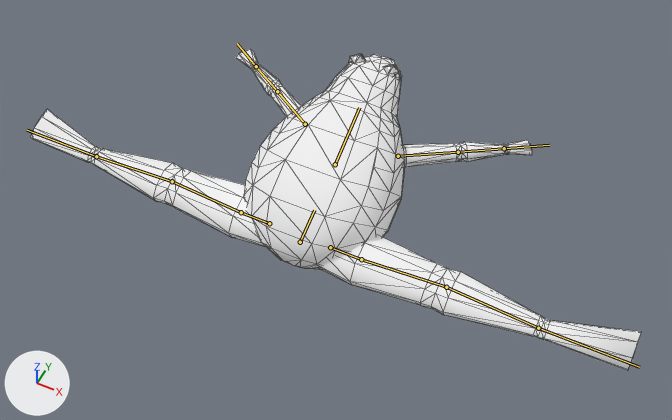
Renders of the glTF model Core/Art/Frog.glb from each side of a commit.
Rendered twice from a 50 mm camera at (8.94, -16.94, 20.5) aimed at (0.44, 0.05, -0.74). Arrows for +X, +Y and +Z are at lower left; the lights stay in place. The bones that bend it are drawn over the model as lines. Mesh edges are drawn as thin lines.
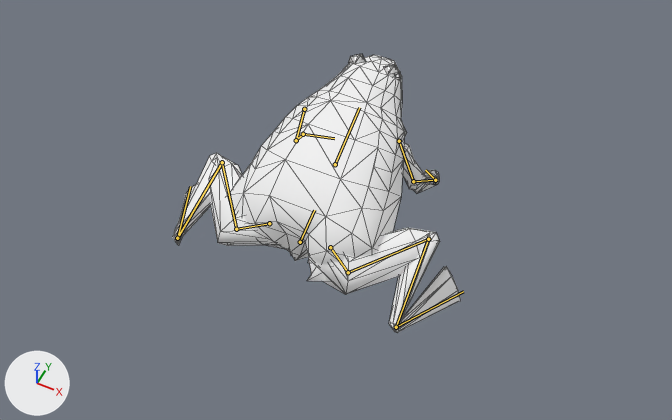
The newer file adds an action. The first version stands in its rest pose; the second is drawn at frame 56 of the action 'Idle_1'.

What differs and where, as boxes (x1, y1, x2, y2) in the pictures (672 x 420 px):
'Sphere', posed (53% narrower, 14% shorter)
    before: (31, 49, 642, 371)
    after: (173, 55, 461, 333)
bone 'Arm1.R', root to tip
    before: (398, 156) to (458, 152)
    after: (399, 141) to (413, 181)
bone 'Arm2.R', root to tip
    before: (458, 152) to (504, 148)
    after: (413, 181) to (435, 180)
bone 'Hand.R', root to tip
    before: (504, 148) to (549, 145)
    after: (435, 180) to (425, 170)
bone 'Arm1.L', root to tip
    before: (305, 124) to (277, 91)
    after: (304, 109) to (296, 140)
bone 'Arm2.L', root to tip
    before: (277, 91) to (256, 66)
    after: (296, 140) to (303, 134)
bone 'Hand.L', root to tip
    before: (256, 66) to (237, 43)
    after: (303, 134) to (334, 138)
bone 'Hip.R', root to tip
    before: (330, 247) to (361, 259)
    after: (330, 247) to (348, 272)
bone 'Leg1.R', root to tip
    before: (361, 259) to (446, 287)
    after: (348, 272) to (428, 239)
bone 'Leg2.R', root to tip
    before: (446, 287) to (538, 328)
    after: (428, 239) to (396, 327)
bone 'Foot.R', root to tip
    before: (538, 328) to (639, 367)
    after: (396, 327) to (463, 291)
bone 'Hip.L', root to tip
    before: (269, 223) to (241, 212)
    after: (269, 223) to (236, 229)
bone 'Leg1.L', root to tip
    before: (241, 212) to (172, 181)
    after: (236, 229) to (222, 162)
bone 'Leg2.L', root to tip
    before: (172, 181) to (96, 156)
    after: (222, 162) to (177, 238)
bone 'Foot.L', root to tip
    before: (96, 156) to (27, 130)
    after: (177, 238) to (190, 186)

Edits to the bpy script that builds the scene:
```text
Change bone_arm1_r:
    where bone_arm1_r = bpy.data.objects['Armature'].pose.bones['Arm1.R']  # child of 'Neck'
    bone_arm1_r.location: (0.0, 0.0, 0.0) -> (0.01, -0.02, 0.65)
    bone_arm1_r.rotation_quaternion: (1.0, 0.0, 0.0, 0.0) -> (0.707, -0.501, 0.404, -0.294)  # degrees (0, 0, 0) -> degrees (-80, 16, -59)
Change bone_arm2_r:
    where bone_arm2_r = bpy.data.objects['Armature'].pose.bones['Arm2.R']  # child of 'Arm1.R'
    bone_arm2_r.rotation_quaternion: (1.0, 0.0, 0.0, 0.0) -> (0.912, -0.2, 0.085, 0.348)  # degrees (0, 0, 0) -> degrees (-19, 17, 39)
Change bone_hand_r:
    where bone_hand_r = bpy.data.objects['Armature'].pose.bones['Hand.R']  # child of 'Arm2.R'
    bone_hand_r.rotation_quaternion: (1.0, 0.0, 0.0, 0.0) -> (0.885, -0.253, 0.284, -0.269)  # degrees (0, 0, 0) -> degrees (-40, 21, -42)
Change bone_arm1_l:
    where bone_arm1_l = bpy.data.objects['Armature'].pose.bones['Arm1.L']  # child of 'Neck'
    bone_arm1_l.location: (0.0, 0.0, 0.0) -> (-0.01, -0.02, 0.65)
    bone_arm1_l.rotation_quaternion: (1.0, 0.0, 0.0, 0.0) -> (0.706, -0.501, -0.404, 0.294)  # degrees (0, 0, 0) -> degrees (-80, -16, 59)
Change bone_arm2_l:
    where bone_arm2_l = bpy.data.objects['Armature'].pose.bones['Arm2.L']  # child of 'Arm1.L'
    bone_arm2_l.rotation_quaternion: (1.0, 0.0, 0.0, 0.0) -> (0.912, -0.2, -0.085, -0.348)  # degrees (0, 0, 0) -> degrees (-19, -17, -39)
Change bone_hand_l:
    where bone_hand_l = bpy.data.objects['Armature'].pose.bones['Hand.L']  # child of 'Arm2.L'
    bone_hand_l.rotation_quaternion: (1.0, 0.0, 0.0, 0.0) -> (0.885, -0.253, -0.284, 0.269)  # degrees (0, 0, 0) -> degrees (-40, -21, 42)
Change bone_hip_r:
    where bone_hip_r = bpy.data.objects['Armature'].pose.bones['Hip.R']  # child of 'Base'
    bone_hip_r.rotation_quaternion: (1.0, 0.0, 0.0, 0.0) -> (0.957, -0.055, -0.007, -0.286)  # degrees (0, 0, 0) -> degrees (-6, -3, -33)
Change bone_leg1_r:
    where bone_leg1_r = bpy.data.objects['Armature'].pose.bones['Leg1.R']  # child of 'Hip.R'
    bone_leg1_r.rotation_quaternion: (1.0, 0.0, 0.0, 0.0) -> (0.742, -0.041, 0.185, 0.644)  # degrees (0, 0, 0) -> degrees (11, 19, 84)
Change bone_leg2_r:
    where bone_leg2_r = bpy.data.objects['Armature'].pose.bones['Leg2.R']  # child of 'Leg1.R'
    bone_leg2_r.rotation_quaternion: (1.0, 0.0, 0.0, 0.0) -> (0.439, 0.0, 0.0, -0.898)  # degrees (0, 0, 0) -> degrees (0, 0, -128)
Change bone_foot_r:
    where bone_foot_r = bpy.data.objects['Armature'].pose.bones['Foot.R']  # child of 'Leg2.R'
    bone_foot_r.rotation_quaternion: (1.0, 0.0, 0.0, 0.0) -> (0.34, -0.007, -0.215, 0.915)  # degrees (0, 0, 0) -> degrees (-24, -8, 141)
Change bone_hip_l:
    where bone_hip_l = bpy.data.objects['Armature'].pose.bones['Hip.L']  # child of 'Base'
    bone_hip_l.rotation_quaternion: (1.0, 0.0, 0.0, 0.0) -> (0.957, -0.055, 0.007, 0.286)  # degrees (0, 0, 0) -> degrees (-6, 3, 33)
Change bone_leg1_l:
    where bone_leg1_l = bpy.data.objects['Armature'].pose.bones['Leg1.L']  # child of 'Hip.L'
    bone_leg1_l.rotation_quaternion: (1.0, 0.0, 0.0, 0.0) -> (0.742, -0.041, -0.185, -0.644)  # degrees (0, 0, 0) -> degrees (11, -19, -84)
Change bone_leg2_l:
    where bone_leg2_l = bpy.data.objects['Armature'].pose.bones['Leg2.L']  # child of 'Leg1.L'
    bone_leg2_l.rotation_quaternion: (1.0, 0.0, 0.0, 0.0) -> (0.439, 0.0, 0.0, 0.898)  # degrees (0, 0, 0) -> degrees (0, 0, 128)
Change bone_foot_l:
    where bone_foot_l = bpy.data.objects['Armature'].pose.bones['Foot.L']  # child of 'Leg2.L'
    bone_foot_l.rotation_quaternion: (1.0, 0.0, 0.0, 0.0) -> (0.34, -0.007, 0.215, -0.915)  # degrees (0, 0, 0) -> degrees (-24, 8, -141)
```
